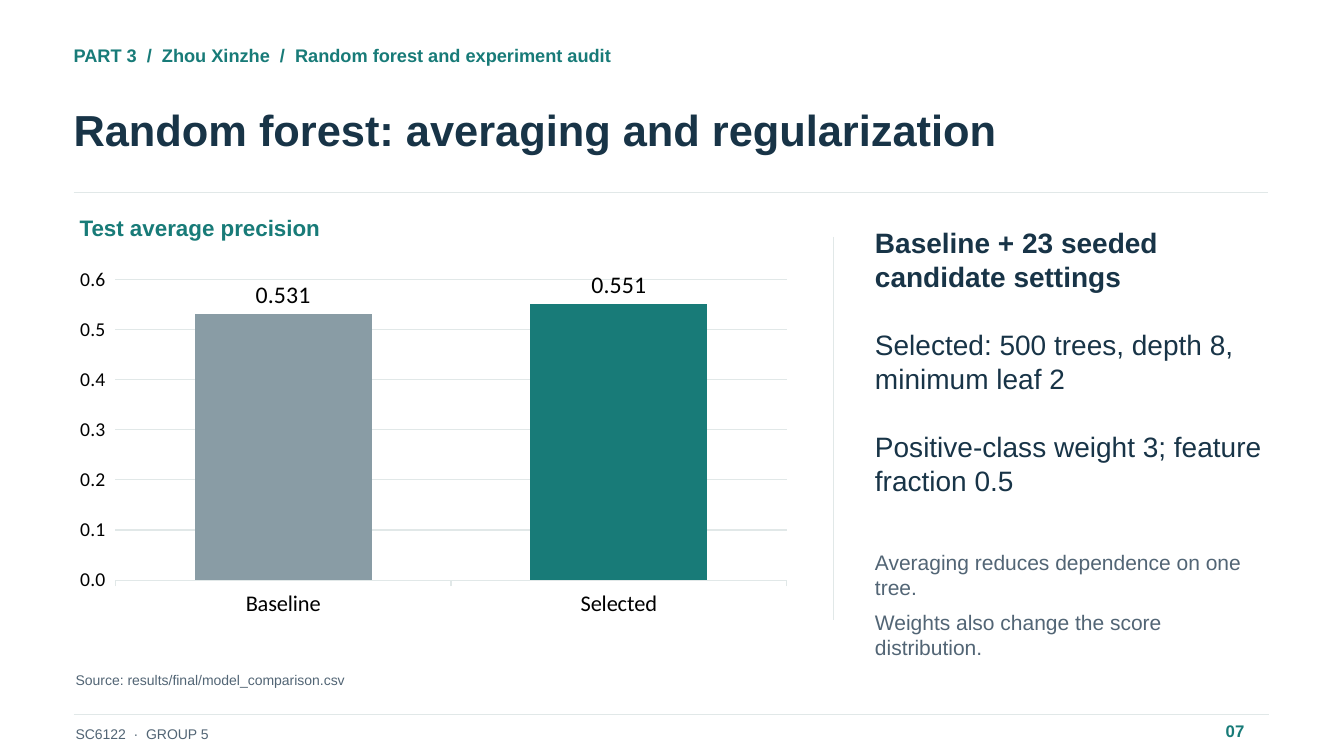
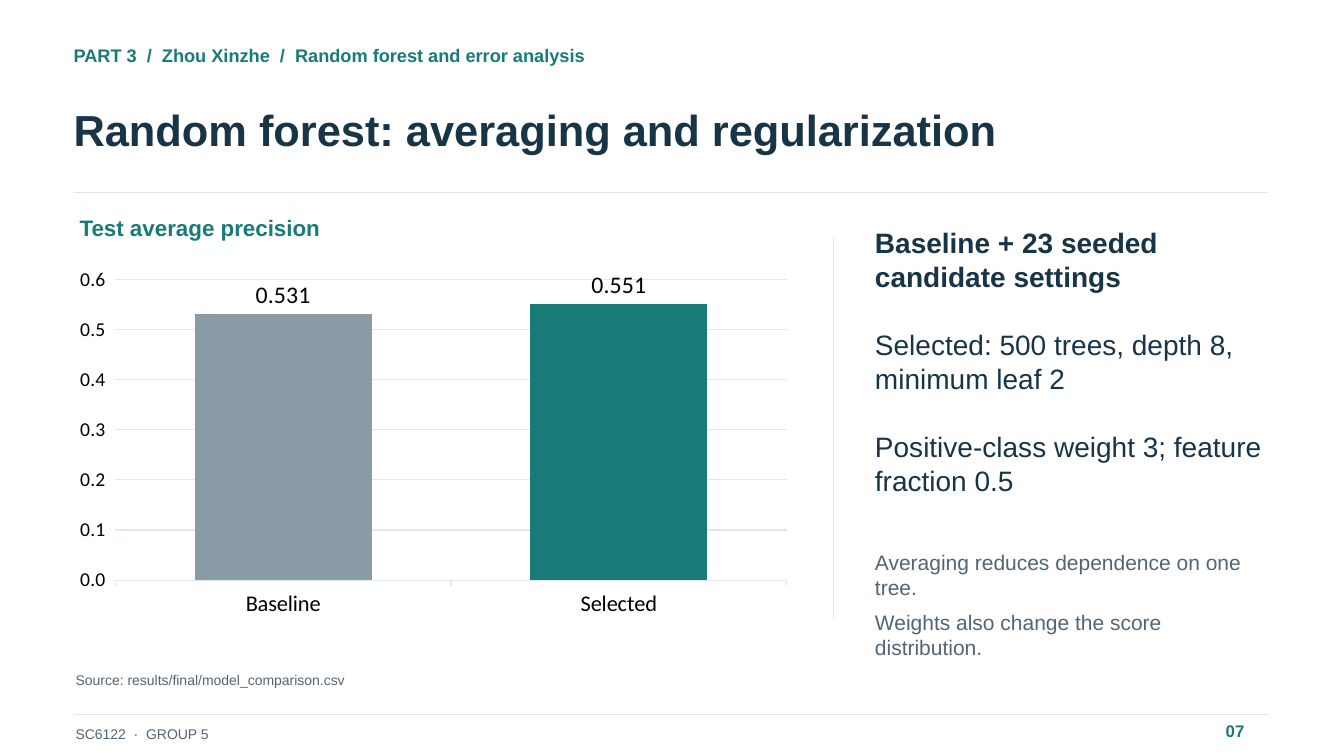
Before and after one commit to IcantFind-a-username/-SC6122-Group5-Credit-Default, a slide deck: slide 7 of submission/Group5_Presentation.pptx. Drawn at 1344x756 pixels with LibreOffice and Linux fonts; fonts in the diff are those of the drawing. Boxes give left, top, right and bottom in pixels: in the first picture for what was removed or moved away, otherwise in the second. Text is boxed around its words. In the diff, an @@ line names an element or a change of style, - is before the commit and + after.

Commit message:
build: deliver materials matching the confirmed four-part responsibilities

```diff
--- a/submission/Group5_Presentation.pptx
+++ b/submission/Group5_Presentation.pptx
@@ text at (74,48,585,66): text changed @@
-PART 3 / Zhou Xinzhe / Random forest and experiment audit
+PART 3 / Zhou Xinzhe / Random forest and error analysis
```
Also in this commit, not shown: 10 other slides changed, 1 slide added, 1 slide removed, 15 other files.
